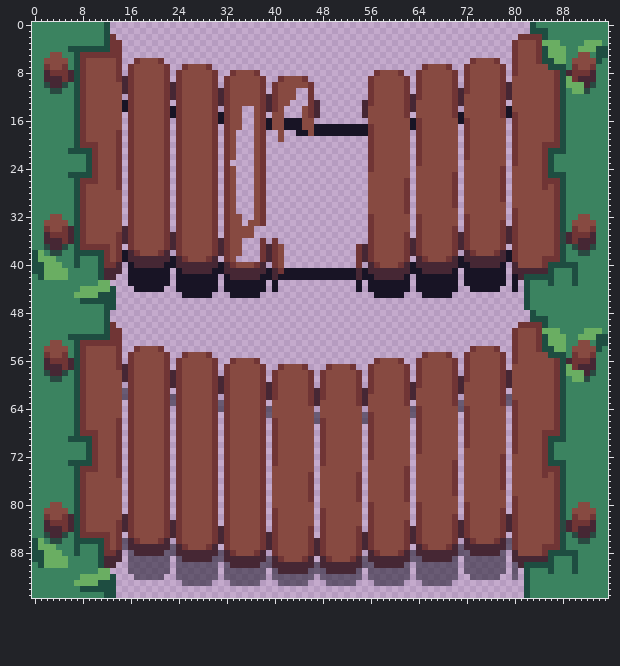
Two versions of one sprite sheet, environment/terrain/assets/objects/bridge/bridge_horizontal_normal_and_broken.png. Above is the file before it was changed.
The file is 96x96 pixels. Colours within 5 levels of each other are drawn and written as one.
Now the later version:
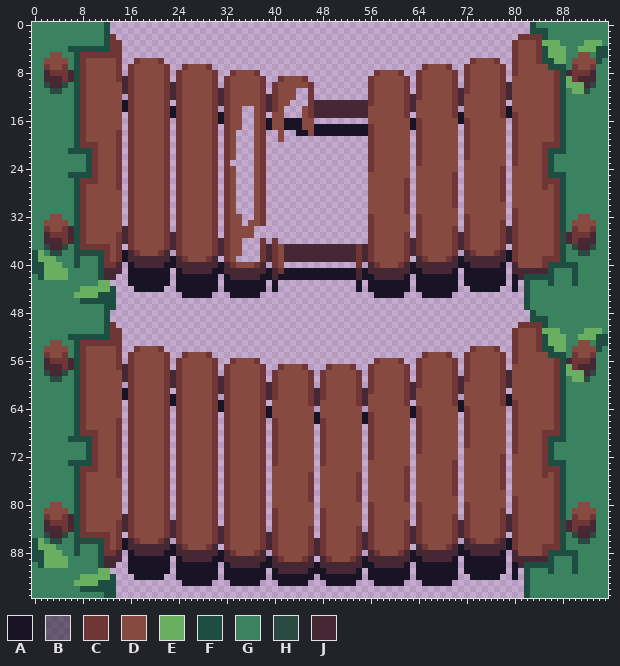
Palette (. is transparent): A #181425  B #19152687  C #703535  D #874a41  E #6aae62  F #1e4d41  G #3b8360  H #294941  J #462734
Changes in this commit:
Changed rows in their new state; - is an unchanged pixel.
first column x 48:
13 JJJJJJJ
14 JJJJJJJ
15 JJJJJJJ
first column x 42:
37 JJJJJJJJJJJJ
38 JJJJJJJJJJJJ
39 JJJJJJJJJJJJ
first column x 15:
61 A----------------------------------------------------------------
62 A-------A-------------------------------------------------------A
63 --------A-------A---------------------------------------A-------A
64 ----------------A-------A-----------------------A-------A--------
65 ------------------------A-------A-------A-------A----------------
66 --------------------------------A-------A------------------------
first column x 15:
86 A---------------------------------------------------------------A-
87 A-------A-----------------------------------------------A-------A-
88 -A-----AA-------A-------------------------------A-------AA-----A--
89 -AAAAAAA-A-----AA-------A---------------A-------AA-----A-AAAAAAA--
90 -AAAAAAA-AAAAAAA-A-----AA-------A-------AA-----A-AAAAAAA-AAAAAAA-A
91 -AAAAAAA-AAAAAAA-AAAAAAA-A-----AAA-----A-AAAAAAA-AAAAAAA-AAAAAAA-A
92 --AAAAA--AAAAAAA-AAAAAAA-AAAAAAA-AAAAAAA-AAAAAAA-AAAAAAA--AAAAA--A
93 ----------AAAAA---AAAAA---AAAAA---AAAAA---AAAAA---AAAAA-----------
